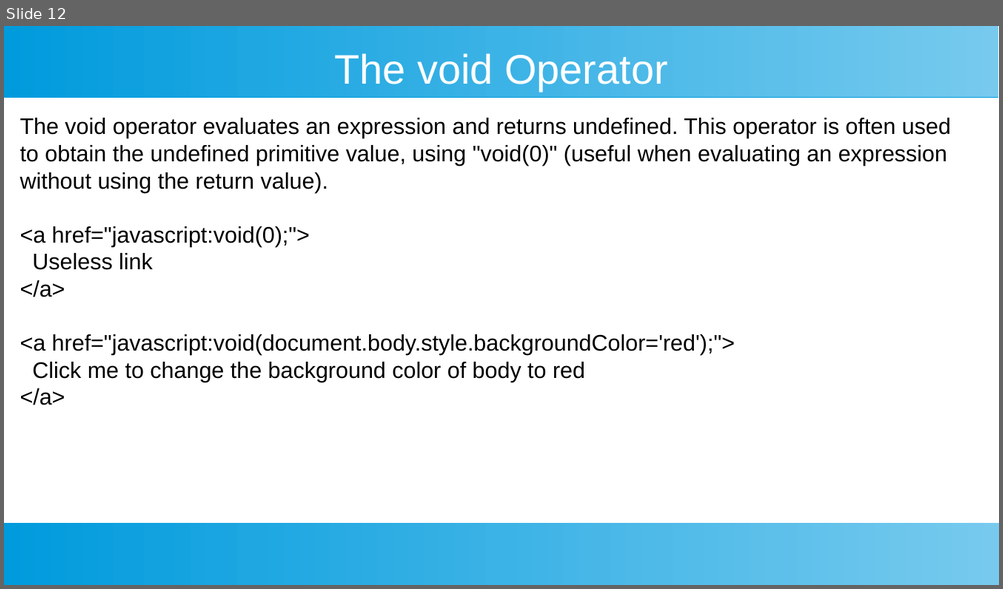
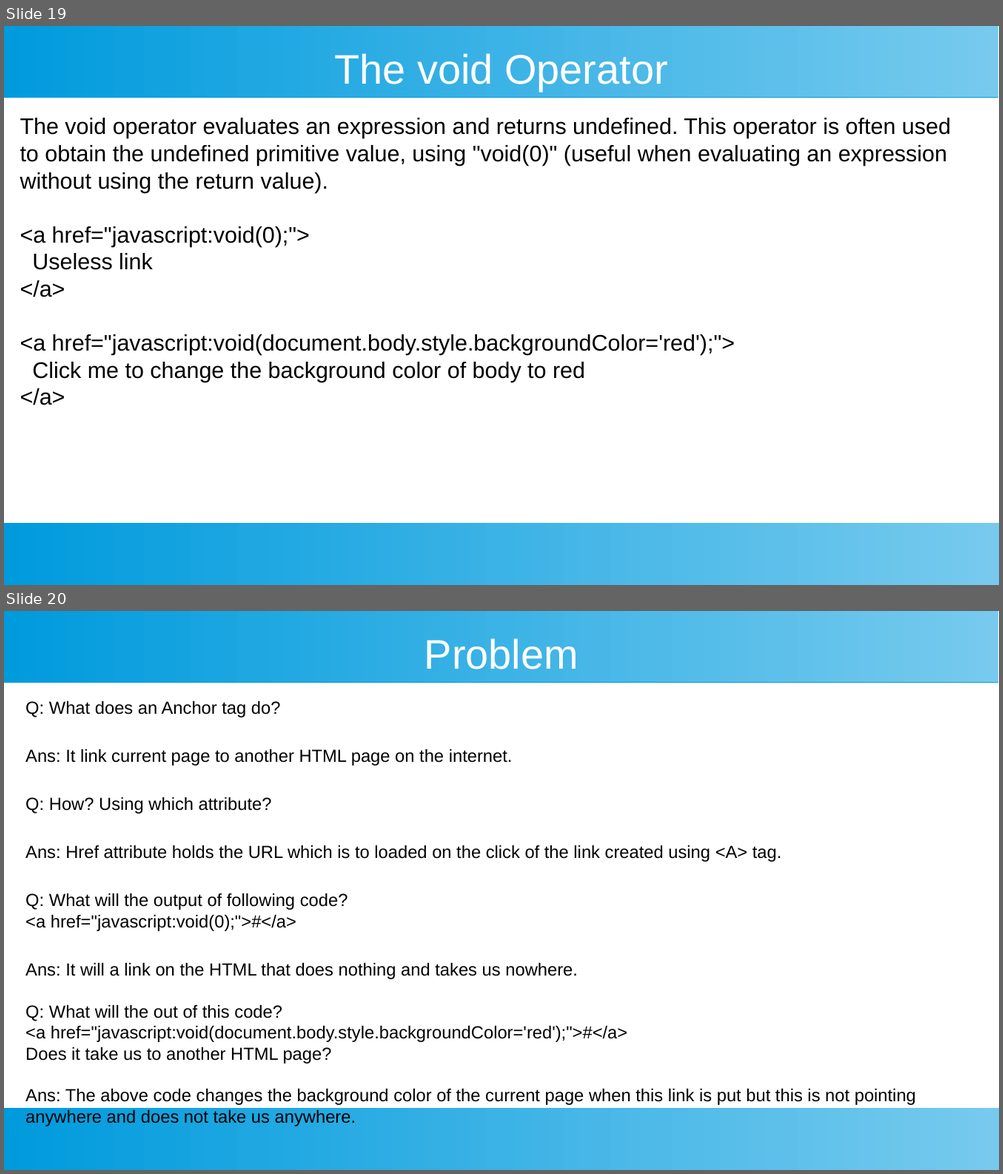
Before and after one commit to ashishjain1547/public_lessons_in_javascript, a slide deck: 3_Operators/special operators.odp. Shown one above the other, each under a label of ours: slide 12 before the commit, slides 19 and 20 after it. The pictures are 1003x589 and 1003x1174 pixels, drawn with LibreOffice and Linux fonts; fonts in the diff are those of the drawing. Boxes give left, top, right and bottom in pixels: in the first picture for what was removed or moved away, otherwise in the second. Text is boxed around its words. In the diff, an @@ line names an element or a change of style, - is before the commit and + after.

```diff
--- a/3_Operators/special operators.odp
+++ b/3_Operators/special operators.odp
@@ slide 20 added at [4,611,999,1170], background #FFFFFF; not listed: 2 template elements that a slide beside it also shows @@
@@ title added at [424,638,578,669], 33 pt, text #FFFFFF @@
+Problem
@@ text added at [25,701,916,1105], 14 pt, text #000000 @@
+Q: What does an Anchor tag do?
+Ans: It link current page to another HTML page on the internet.
+Q: How? Using which attribute?
+Ans: Href attribute holds the URL which is to loaded on the click of the link created using <A> tag.
+Q: What will the output of following code?
+<a href="javascript:void(0);">#</a>
+Ans: It will a link on the HTML that does nothing and takes us nowhere.
+Q: What will the out of this code?
+<a href="javascript:void(document.body.style.backgroundColor='red');">#</a>
+Does it take us to another HTML page?
+Ans: The above code changes the background color of the current page when this link is put but this is not pointing anywhere and does not take us anywhere.
@@ what was slide 12 is now slide 19 @@
```
Also in this commit, not shown: 4 slides changed, 7 other slides added, 37 other files.
